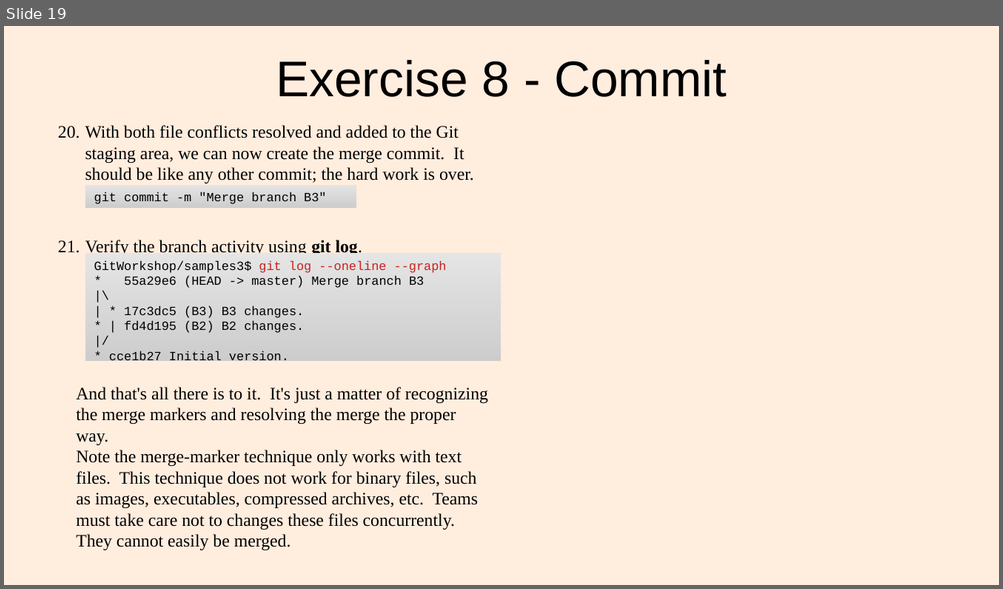
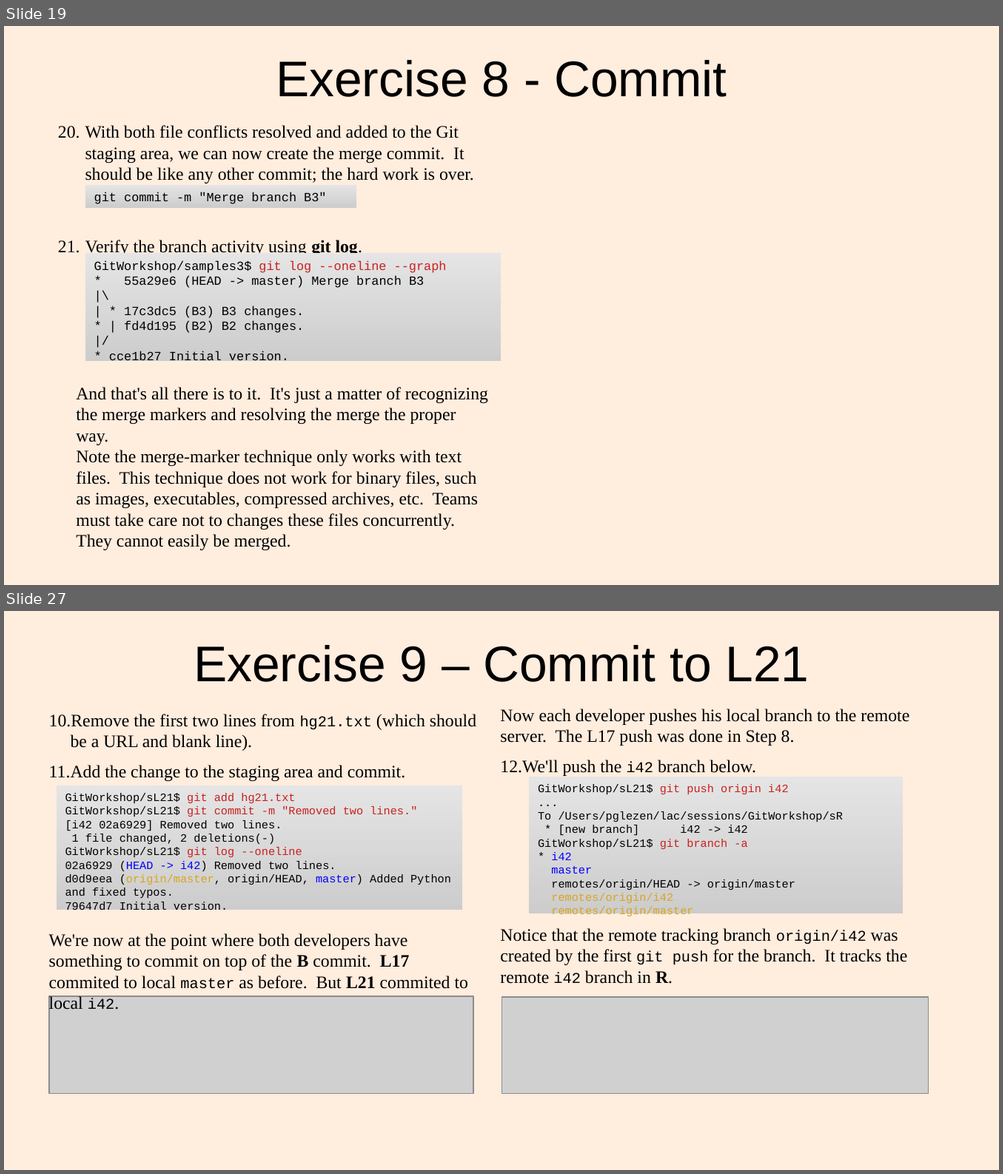
Before and after one commit to lacounty-isab/workshops, a slide deck: git/GitWorkshop2.odp. Shown one above the other, each under a label of ours: slide 19 before the commit, slides 19 and 27 after it; the slides between them are not shown. The pictures are 1003x589 and 1003x1174 pixels, drawn with LibreOffice and Linux fonts; fonts in the diff are those of the drawing; grey boxes stand for pictures. Boxes give left, top, right and bottom in pixels: in the first picture for what was removed or moved away, otherwise in the second. Text is boxed around its words. In the diff, an @@ line names an element or a change of style, - is before the commit and + after.

Commit message:
Almost finished Part 2, Exercise 9

```diff
--- a/git/GitWorkshop2.odp
+++ b/git/GitWorkshop2.odp
@@ slide 27 added at (x1=4, y1=611, x2=999, y2=1170), background #FFEDDE @@
@@ title added at (x1=193, y1=645, x2=809, y2=682), 40 pt, text #000000 @@
+Exercise 9 – Commit to L21
@@ text added at (x1=49, y1=714, x2=476, y2=1014), 14 pt, text #000000 @@
+10. Remove the first two lines from hg21.txt (which should be a URL and blank line).
+11. Add the change to the staging area and commit.
+We're now at the point where both developers have something to commit on top of the B commit. L17 commited to local master as before. But L21 commited to local i42.
@@ text added at (x1=500, y1=709, x2=909, y2=984), 14 pt, text #000000 @@
+Now each developer pushes his local branch to the remote server. The L17 push was done in Step 8.
+12. We'll push the i42 branch below.
+Notice that the remote tracking branch origin/i42 was created by the first git push for the branch. It tracks the remote i42 branch in R.
@@ rectangle added at (x1=57, y1=786, x2=463, y2=910), fill gradient #E5E5E5 to #E4E4E4 to #E3E3E3, 9 pt, text #000000 @@
+GitWorkshop/sL21$ git add hg21.txt
+GitWorkshop/sL21$ git commit -m "Removed two lines."
+[i42 02a6929] Removed two lines.
+1 file changed, 2 deletions(-)
+GitWorkshop/sL21$ git log --oneline
+02a6929 (HEAD -> i42) Removed two lines.
+d0d9eea (origin/master, origin/HEAD, master) Added Python and fixed typos.
+79647d7 Initial version.
@@ rectangle added at (x1=529, y1=777, x2=902, y2=914), fill gradient #E5E5E5 to #E4E4E4 to #E3E3E3, 9 pt, text #000000 @@
+GitWorkshop/sL21$ git push origin i42
+...
+To /Users/pglezen/lac/sessions/GitWorkshop/sR
+* [new branch] i42 -> i42
+GitWorkshop/sL21$ git branch -a
+* i42
+master
+remotes/origin/HEAD -> origin/master
+remotes/origin/i42
+remotes/origin/master
@@ picture added at (x1=49, y1=997, x2=473, y2=1093) @@
@@ picture added at (x1=501, y1=997, x2=928, y2=1093) @@
```
Also in this commit, not shown: 2 slides changed, 9 other slides added, 8 other files.
